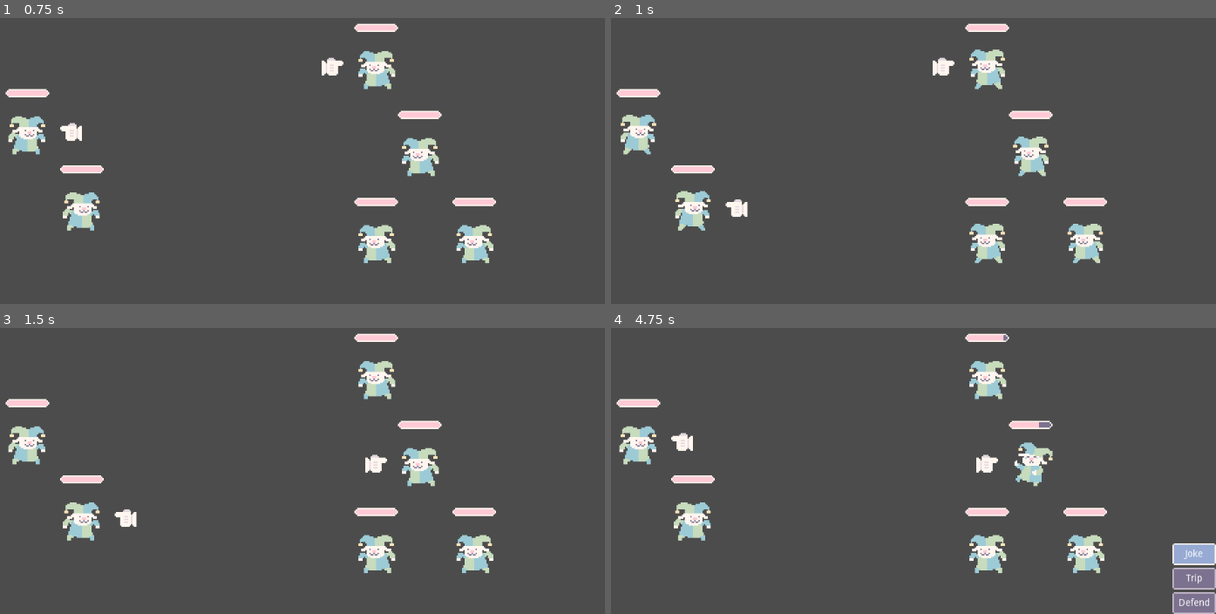
Above: before the commit, frames 1-4 (two rows, left to right).
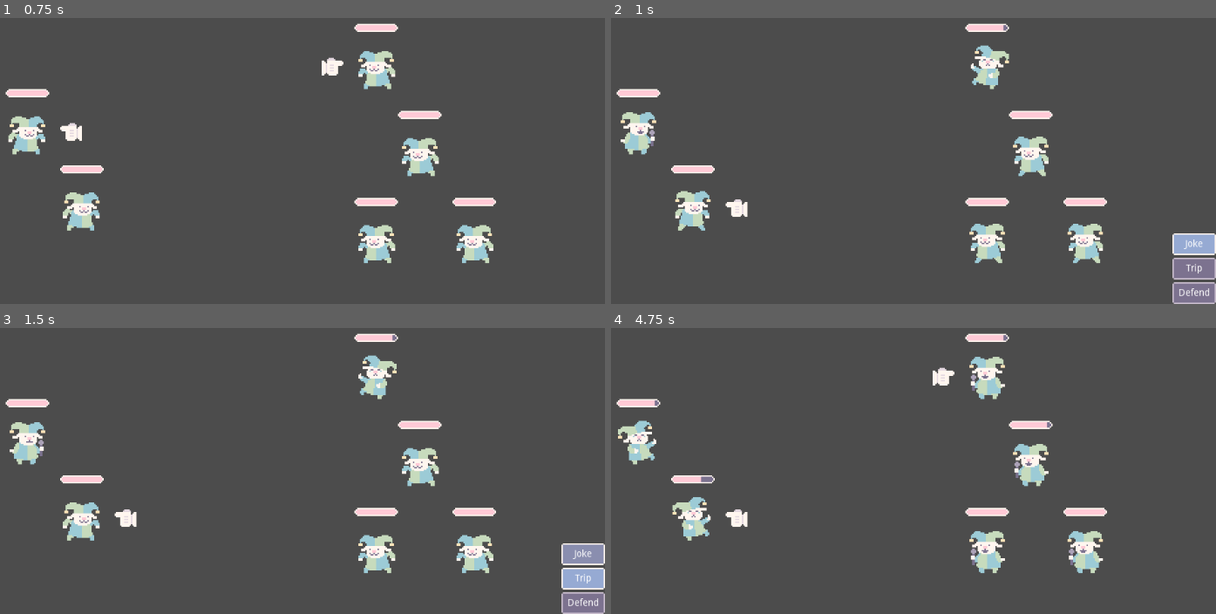
Above: after the commit, the same moments.

Repository: dojeda1/funny-bunny-battle
Game: Godot game, scene res://World.tscn
Two runs of this game, one before a commit and one after it. Both use one fixed random seed, a clock stepped at 60 frames per second and the inputs below.
Inputs:
- Up to frame 1 (0.75 s): tap Enter (ui_accept) at 0.5 s; hold Up (ui_up) from 0.53 s (still down)
- Up to frame 2 (1 s): keep holding Up (ui_up); tap Enter (ui_accept) at 0.77 s
- Up to frame 3 (1.5 s): release Up (ui_up) at 1.28 s; hold Down (ui_down) from 1.28 s (still down)
- Up to frame 4 (4.75 s): tap Enter (ui_accept) at 1.52, 3.02, 3.77, 4.52 s; release Down (ui_down) at 2.03 s; hold Up (ui_up) 2.03-3.53 s; hold Down (ui_down) from 3.53 s (still down)

Frame 1 is identical in both runs. In frame 2, 2.7% of the frame differs, in the area x 1-100%, y 2-100%; in frame 3, 2.8%; in frame 4, 5.3%, in the area x 1-100%, y 10-100%.

Commit message:
commit before restructuring.

Diff:
--- /dev/null
+++ b/BattleArena.gd
@@ -0,0 +1,19 @@
+extends Node2D
+
+
+# Declare member variables here. Examples:
+# var a = 2
+# var b = "text"
+var player_turn = true
+onready var player_group = $PlayerGroup
+onready var enemy_group = $EnemyGroup
+
+
+# Called when the node enters the scene tree for the first time.
+func _ready():
+	pass # Replace with function body.
+
+
+# Called every frame. 'delta' is the elapsed time since the previous frame.
+#func _process(delta):
+#	pass
--- a/Character.gd
+++ b/Character.gd
@@ -7,6 +7,8 @@
 onready var ap = $"%AnimationPlayer"
 onready var health_bar = $"%HealthBar"
 onready var focus = $"%Focus"
+onready var hurt_sfx = $"%Hurt"
+onready var die_sfx = $"%Die"
 
 var health: int = 100
 var MAX_HEALTH = 100
@@ -33,6 +35,7 @@
 func damage(value):
 	update_health(-value)
 	ap.play("hurt")
+	hurt_sfx.play()
 
 func die():
 	is_dead = true
@@ -43,15 +46,25 @@
 func end_hurt():
 	if is_dead:
 		ap.play("die")
+		die_sfx.play()
 		health_bar.hide()
 	else:
 		ap.play("idle")
+
+func end_move():
+	ap.play("idle")
 
 func get_focus():
 	focus.show()
 
 func lose_focus():
 	focus.hide()
+
+func joke():
+	ap.play("joke")
+
+func trip():
+	ap.play("trip")
 # Called every frame. 'delta' is the elapsed time since the previous frame.
 #func _process(delta):
 #	pass
--- a/EnemyGroup.gd
+++ b/EnemyGroup.gd
@@ -7,12 +7,14 @@
 var enemies: Array = []
 var action_queue: Array = []
 var is_battling: bool = false
-var index: int = 0
+var turn_index: int = 0
+var focus_index: int = 0
 var power: int = 10
 
 signal next_player
 onready var abilities = $"%Abilities"
-onready var players = get_parent().get_node("PlayerGroup").players
+onready var battle_arena = get_parent()
+#onready var players = battle_arena.player_group.players
 # Called when the node enters the scene tree for the first time.
 func _ready():
 	enemies = get_children()
@@ -26,30 +28,38 @@
 func _process(delta):
 	if !abilities.visible:
 		if Input.is_action_just_pressed("ui_up"):
-			if index > 0:
-				index -= 1
-				switch_focus(index, index + 1)
+			if focus_index > 0:
+				focus_index -= 1
+				switch_focus(focus_index, focus_index + 1)
 		if Input.is_action_just_pressed("ui_down"):
-			if index < enemies.size() - 1:
-				index += 1
-				switch_focus(index, index - 1)
+			if focus_index < enemies.size() - 1:
+				focus_index += 1
+				switch_focus(focus_index, focus_index - 1)
 		if Input.is_action_just_pressed("ui_accept"):
 	#		enemies[index].damage(power)
-			action_queue.push_back(index)
-			emit_signal("next_player")
+			action_queue.push_back(focus_index)
 
-	if action_queue.size() == players.size() and !is_battling:
+#	if action_queue.size() == players.size() and !is_battling:
+#		is_battling = true
+#		_action(action_queue)
+	if action_queue.size() > 0 and !is_battling:
 		is_battling = true
 		_action(action_queue)
 	pass
 
 func _action(stack):
+	battle_arena.player_group.players[battle_arena.player_group.turn_index].joke()
 	for i in stack:
 		enemies[i].damage(power)
 #		await get_tree().create_timer(1).timeout
 	action_queue.clear()
 	is_battling = false
-	show_choice()
+	emit_signal("next_player")
+	if battle_arena.player_turn:
+		_reset_focus()
+		show_choice()
+	else:
+		next_enemy()
 
 func switch_focus(x, y):
 	enemies[x].get_focus()
@@ -60,9 +70,12 @@
 	abilities.find_node("Joke").grab_focus()
 
 func _reset_focus():
-	index = 0
+	focus_index = 0
 	for enemy in enemies:
 		enemy.lose_focus()
+
+func _reset_turns():
+	turn_index = 0
 
 func _start_choosing():
 	_reset_focus()
@@ -72,3 +85,32 @@
 	abilities.hide()
 	_start_choosing()
 	pass # Replace with function body.
+
+func next_enemy():
+	activate_move()
+	if turn_index < enemies.size() - 1:
+		turn_index += 1
+#		switch_focus(index, index - 1)
+		next_enemy()
+	else:
+		turn_index = 0
+		battle_arena.player_turn = true
+		emit_signal("next_player")
+		_reset_turns()
+		_reset_focus()
+#		switch_focus(index, players.size() - 1)
+	pass # Replace with function body.
+
+func _on_PlayerGroup_next_enemy():
+	next_enemy()
+	pass # Replace with function body.
+
+func activate_move():
+	enemies[turn_index].joke()
+	randomize()
+	var rng = RandomNumberGenerator.new()
+	var rand_player = rng.randi_range(0, battle_arena.player_group.players.size() - 1)
+	print("attack player ", rand_player)
+	battle_arena.player_group.players[rand_player].damage(power)
+
+#	next_enemy()
--- a/Jester.tscn
+++ b/Jester.tscn
@@ -1,10 +1,12 @@
-[gd_scene load_steps=11 format=2]
+[gd_scene load_steps=13 format=2]
 
 [ext_resource path="res://VFX/jester-Sheet.png" type="Texture" id=1]
 [ext_resource path="res://Character.gd" type="Script" id=2]
 [ext_resource path="res://VFX/bar-fill.png" type="Texture" id=3]
 [ext_resource path="res://VFX/hand.png" type="Texture" id=4]
 [ext_resource path="res://VFX/bar-container.png" type="Texture" id=5]
+[ext_resource path="res://SFX/Sound/small_laugh_1.wav" type="AudioStream" id=6]
+[ext_resource path="res://SFX/Sound/hearty_laugh_3.wav" type="AudioStream" id=7]
 
 [sub_resource type="CapsuleShape2D" id=1]
 
@@ -71,6 +73,33 @@
 
 [sub_resource type="Animation" id=4]
 resource_name = "joke"
+length = 1.2
+tracks/0/type = "value"
+tracks/0/path = NodePath("Sprite:frame")
+tracks/0/interp = 1
+tracks/0/loop_wrap = true
+tracks/0/imported = false
+tracks/0/enabled = true
+tracks/0/keys = {
+"times": PoolRealArray( 0, 0.2, 0.4, 0.6, 0.8, 1 ),
+"transitions": PoolRealArray( 1, 1, 1, 1, 1, 1 ),
+"update": 1,
+"values": [ 2, 3, 2, 3, 2, 3 ]
+}
+tracks/1/type = "method"
+tracks/1/path = NodePath(".")
+tracks/1/interp = 1
+tracks/1/loop_wrap = true
+tracks/1/imported = false
+tracks/1/enabled = true
+tracks/1/keys = {
+"times": PoolRealArray( 1.2 ),
+"transitions": PoolRealArray( 1 ),
+"values": [ {
+"args": [  ],
+"method": "end_move"
+} ]
+}
 
 [node name="Jester" type="KinematicBody2D"]
 script = ExtResource( 2 )
@@ -79,7 +108,7 @@
 unique_name_in_owner = true
 texture = ExtResource( 1 )
 hframes = 11
-frame = 8
+frame = 2
 
 [node name="Focus" type="Sprite" parent="."]
 unique_name_in_owner = true
@@ -108,3 +137,13 @@
 texture_under = ExtResource( 5 )
 texture_progress = ExtResource( 3 )
 texture_progress_offset = Vector2( 1, 1 )
+
+[node name="SFX" type="Node" parent="."]
+
+[node name="Hurt" type="AudioStreamPlayer2D" parent="SFX"]
+unique_name_in_owner = true
+stream = ExtResource( 6 )
+
+[node name="Die" type="AudioStreamPlayer2D" parent="SFX"]
+unique_name_in_owner = true
+stream = ExtResource( 7 )
--- a/King.tscn
+++ b/King.tscn
@@ -1,10 +1,12 @@
-[gd_scene load_steps=10 format=2]
+[gd_scene load_steps=13 format=2]
 
 [ext_resource path="res://VFX/jester-Sheet.png" type="Texture" id=1]
 [ext_resource path="res://Character.gd" type="Script" id=2]
 [ext_resource path="res://VFX/bar-fill.png" type="Texture" id=3]
 [ext_resource path="res://VFX/bar-container.png" type="Texture" id=4]
 [ext_resource path="res://VFX/hand.png" type="Texture" id=5]
+[ext_resource path="res://SFX/Sound/small_laugh_1.wav" type="AudioStream" id=6]
+[ext_resource path="res://SFX/Sound/hearty_laugh_3.wav" type="AudioStream" id=7]
 
 [sub_resource type="CapsuleShape2D" id=1]
 
@@ -69,6 +71,36 @@
 "values": [ 0, 1 ]
 }
 
+[sub_resource type="Animation" id=5]
+resource_name = "joke"
+length = 1.2
+tracks/0/type = "value"
+tracks/0/path = NodePath("Sprite:frame")
+tracks/0/interp = 1
+tracks/0/loop_wrap = true
+tracks/0/imported = false
+tracks/0/enabled = true
+tracks/0/keys = {
+"times": PoolRealArray( 0, 0.2, 0.4, 0.6, 0.8, 1 ),
+"transitions": PoolRealArray( 1, 1, 1, 1, 1, 1 ),
+"update": 1,
+"values": [ 2, 3, 2, 3, 2, 3 ]
+}
+tracks/1/type = "method"
+tracks/1/path = NodePath(".")
+tracks/1/interp = 1
+tracks/1/loop_wrap = true
+tracks/1/imported = false
+tracks/1/enabled = true
+tracks/1/keys = {
+"times": PoolRealArray( 1.2 ),
+"transitions": PoolRealArray( 1 ),
+"values": [ {
+"args": [  ],
+"method": "end_move"
+} ]
+}
+
 [node name="King" type="KinematicBody2D"]
 script = ExtResource( 2 )
 
@@ -76,7 +108,7 @@
 scale = Vector2( -1, 1 )
 texture = ExtResource( 1 )
 hframes = 11
-frame = 8
+frame = 3
 
 [node name="Focus" type="Sprite" parent="."]
 unique_name_in_owner = true
@@ -92,6 +124,7 @@
 anims/die = SubResource( 4 )
 anims/hurt = SubResource( 3 )
 anims/idle = SubResource( 2 )
+anims/joke = SubResource( 5 )
 
 [node name="HealthBar" type="TextureProgress" parent="."]
 unique_name_in_owner = true
@@ -104,3 +137,14 @@
 texture_under = ExtResource( 4 )
 texture_progress = ExtResource( 3 )
 texture_progress_offset = Vector2( 1, 1 )
+
+[node name="SFX" type="Node" parent="."]
+
+[node name="Hurt" type="AudioStreamPlayer2D" parent="SFX"]
+unique_name_in_owner = true
+stream = ExtResource( 6 )
+volume_db = 10.0
+
+[node name="Die" type="AudioStreamPlayer2D" parent="SFX"]
+unique_name_in_owner = true
+stream = ExtResource( 7 )
--- a/PlayerGroup.gd
+++ b/PlayerGroup.gd
@@ -5,12 +5,19 @@
 # var a = 2
 # var b = "text"
 var players = []
-var index : int = 0
+var turn_index : int = 0
+var focus_index: int = 0
+
+onready var abilities = $"%Abilities"
+onready var battle_arena = get_parent()
+onready var enemies = battle_arena.get_node("EnemyGroup").enemies
+
+signal next_enemy
 
 # Called when the node enters the scene tree for the first time.
 func _ready():
 	players = get_children()
-	players[index].get_focus()
+	players[turn_index].get_focus()
 #	for i in enemies.size():
 #		enemies[i].position = Vector2(0, i*64)
 	pass # Replace with function body.
@@ -22,14 +29,32 @@
 
 
 func _on_EnemyGroup_next_player():
-	if index < players.size() - 1:
-		index += 1
-		switch_focus(index, index - 1)
-	else:
-		index = 0
-		switch_focus(index, players.size() - 1)
-	pass # Replace with function body.
+	next_player()
 
 func switch_focus(x, y):
 	players[x].get_focus()
 	players[y].lose_focus()
+
+func _reset_focus():
+	focus_index = 0
+	for player in players:
+		player.lose_focus()
+
+func _reset_turns():
+	turn_index = 0
+
+func next_player():
+	print(turn_index, players.size() - 1)
+	if turn_index < players.size() - 1:
+		print('player move')
+		turn_index += 1
+		focus_index = turn_index
+		switch_focus(focus_index, focus_index - 1)
+	else:
+		print('Enemy Turn')
+		battle_arena.player_turn = false
+		_reset_turns()
+		_reset_focus()
+		emit_signal("next_enemy")
+#		switch_focus(index, players.size() - 1)
+	pass # Replace with function body.
--- a/World.tscn
+++ b/World.tscn
@@ -7,6 +7,8 @@
 [ext_resource path="res://VFX/button-active.png" type="Texture" id=5]
 [ext_resource path="res://VFX/button-disabled.png" type="Texture" id=6]
 [ext_resource path="res://VFX/button-normal.png" type="Texture" id=7]
+[ext_resource path="res://BattleArena.gd" type="Script" id=8]
+[ext_resource path="res://SFX/Music/global_game_jam_2024.wav" type="AudioStream" id=9]
 
 [node name="World" type="Node2D"]
 
@@ -14,29 +16,36 @@
 current = true
 zoom = Vector2( 0.5, 0.5 )
 
-[node name="PlayerGroup" type="Node2D" parent="."]
+[node name="BattleArena" type="Node2D" parent="."]
+script = ExtResource( 8 )
+
+[node name="PlayerGroup" type="Node2D" parent="BattleArena"]
 script = ExtResource( 4 )
 
-[node name="Jester" parent="PlayerGroup" instance=ExtResource( 1 )]
+[node name="Jester" parent="BattleArena/PlayerGroup" instance=ExtResource( 1 )]
 position = Vector2( -168, 24 )
 
-[node name="Jester2" parent="PlayerGroup" instance=ExtResource( 1 )]
+[node name="Jester2" parent="BattleArena/PlayerGroup" instance=ExtResource( 1 )]
 position = Vector2( -128, 80 )
 
-[node name="EnemyGroup" type="Node2D" parent="."]
+[node name="EnemyGroup" type="Node2D" parent="BattleArena"]
 script = ExtResource( 3 )
 
-[node name="King" parent="EnemyGroup" instance=ExtResource( 2 )]
+[node name="King" parent="BattleArena/EnemyGroup" instance=ExtResource( 2 )]
 position = Vector2( 88, -24 )
 
-[node name="King2" parent="EnemyGroup" instance=ExtResource( 2 )]
+[node name="King2" parent="BattleArena/EnemyGroup" instance=ExtResource( 2 )]
 position = Vector2( 120, 40 )
 
-[node name="King3" parent="EnemyGroup" instance=ExtResource( 2 )]
+[node name="King3" parent="BattleArena/EnemyGroup" instance=ExtResource( 2 )]
 position = Vector2( 88, 104 )
 
-[node name="King4" parent="EnemyGroup" instance=ExtResource( 2 )]
+[node name="King4" parent="BattleArena/EnemyGroup" instance=ExtResource( 2 )]
 position = Vector2( 160, 104 )
+
+[node name="AudioStreamPlayer" type="AudioStreamPlayer" parent="BattleArena"]
+stream = ExtResource( 9 )
+autoplay = true
 
 [node name="CanvasLayer" type="CanvasLayer" parent="."]
 
@@ -101,5 +110,6 @@
 align = 1
 valign = 1
 
-[connection signal="next_player" from="EnemyGroup" to="PlayerGroup" method="_on_EnemyGroup_next_player"]
-[connection signal="pressed" from="CanvasLayer/Abilities/Joke" to="EnemyGroup" method="_on_Joke_pressed"]
+[connection signal="next_enemy" from="BattleArena/PlayerGroup" to="BattleArena/EnemyGroup" method="_on_PlayerGroup_next_enemy"]
+[connection signal="next_player" from="BattleArena/EnemyGroup" to="BattleArena/PlayerGroup" method="_on_EnemyGroup_next_player"]
+[connection signal="pressed" from="CanvasLayer/Abilities/Joke" to="BattleArena/EnemyGroup" method="_on_Joke_pressed"]
Not shown, added: SFX/Music/global_game_jam_2024.wav.import
Not shown, added: SFX/Music/global_game_jam_2024_victory_stinger.wav.import
Not shown, added: SFX/Sound/boing.wav.import
Not shown, added: SFX/Sound/bonk.wav.import
Not shown, added: SFX/Sound/hearty_laugh_1.wav.import
Not shown, added: SFX/Sound/hearty_laugh_2.wav.import
Not shown, added: SFX/Sound/hearty_laugh_3.wav.import
Not shown, added: SFX/Sound/slide.wav.import
Not shown, added: SFX/Sound/small_laugh_1.wav.import
Not shown, added: SFX/Sound/small_laugh_2.wav.import
Not shown, added: SFX/Sound/squeak.wav.import
Not shown, added: SFX/Sound/xylophone.wav.import
(and 13 more such lines)
